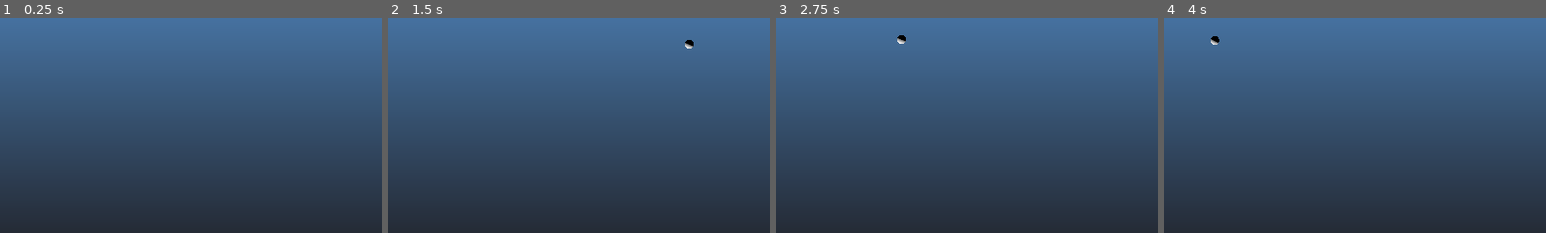
Above: before the commit, frames 1-4 (left to right).
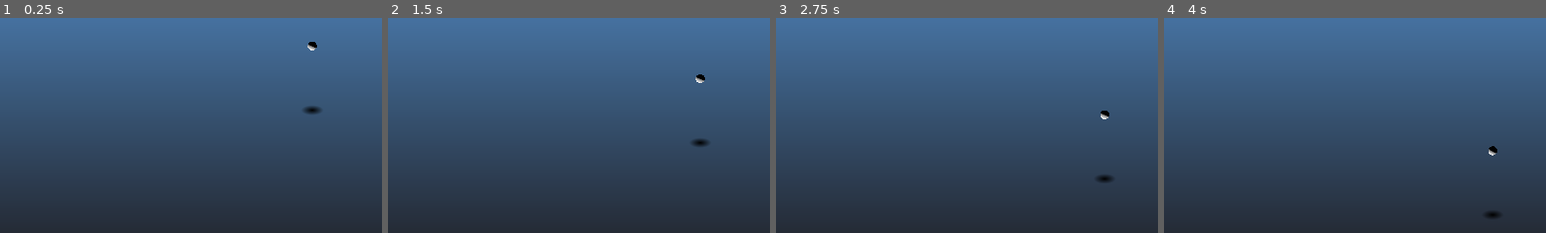
Above: after the commit, the same moments.

Repository: mrgudenheim/TacticsEngineG
Game: Godot game, scene res://src/Map/map_viewer.tscn
Two runs of this game, one before a commit and one after it. Both use one fixed random seed, a clock stepped at 60 frames per second and the inputs below.
Inputs (mouse positions are % of the whole screen's width and height, from its top left):
- Up to frame 1 (0.25 s): no input
- Up to frame 2 (1.5 s): click (4, 6) at 0.5 s; click "Load ROM" at 1.25 s
- Up to frame 3 (2.75 s): move the mouse to (72, 45) at 2.02 s; hold D from 2.03 s (still down); hold Q (camera_rotate_left) from 2.03 s (still down); click (72, 45) at 2.17 s; tap E (camera_rotate_right) at 2.3 s
- Up to frame 4 (4 s): release D at 2.75 s; release Q (camera_rotate_left) at 2.75 s; drag from (30, 55) to (45, 70) at 2.77 s; move the mouse to (60, 28) at 3.52 s; hold D from 3.53 s (still down); hold E (camera_rotate_right) from 3.53 s (still down); tap Down (camera_down) at 3.6 s
The pictures show only the part of the screen within x 9-59%, y 45-95%; the shares and areas given below are measured in that part.

The runs differ from the first frame. In frame 1, 0.2% of the frame differs, in the area x 79-84%, y 11-45%; in frame 2, 0.3%, in the area x 77-84%, y 10-60%; in frame 3, 0.3%; in frame 4, 0.2%.

Commit message:
added drop shadow

Diff:
--- a/src/Map/map_viewer.tscn
+++ b/src/Map/map_viewer.tscn
@@ -8,6 +8,7 @@
 [ext_resource type="Script" path="res://addons/phantom_camera/scripts/resources/tween_resource.gd" id="4_8ik4g"]
 [ext_resource type="Script" path="res://addons/phantom_camera/scripts/phantom_camera_host/phantom_camera_host.gd" id="6_yx7fd"]
 [ext_resource type="PackedScene" uid="uid://buljw4afjva1d" path="res://src/Map/map.tscn" id="8_0n3mn"]
+[ext_resource type="PackedScene" uid="uid://cw8mvbkue4ibk" path="res://src/Unit/sprites_at_unit.tscn" id="9_81hnw"]
 
 [sub_resource type="Environment" id="Environment_njvnp"]
 background_mode = 3
@@ -43,6 +44,16 @@
 material = SubResource("StandardMaterial3D_h85aw")
 radius = 0.25
 height = 0.5
+
+[sub_resource type="Gradient" id="Gradient_gjfh4"]
+colors = PackedColorArray(0, 0, 0, 1, 0, 0, 0, 0)
+
+[sub_resource type="GradientTexture2D" id="GradientTexture2D_6vwfi"]
+gradient = SubResource("Gradient_gjfh4")
+fill = 1
+fill_from = Vector2(0.5, 0.5)
+fill_to = Vector2(1, 0.5)
+metadata/_snap_enabled = true
 
 [sub_resource type="StandardMaterial3D" id="StandardMaterial3D_05x7e"]
 
@@ -73,9 +84,9 @@
 script = ExtResource("3_a072s")
 follow_mode = 6
 follow_target = NodePath("../../Unit/CharacterBody3D")
-look_at_mode = 2
 look_at_target = NodePath("../../Unit/CharacterBody3D")
 tween_resource = SubResource("Resource_bid86")
+follow_damping = true
 follow_distance = 200.0
 spring_length = 200.0
 collision_mask = 0
@@ -150,7 +161,7 @@
 [node name="Unit" type="Node3D" parent="."]
 
 [node name="CharacterBody3D" type="CharacterBody3D" parent="Unit" node_paths=PackedStringArray("camera_pivot", "phantom_camera")]
-transform = Transform3D(0.707107, -0.315509, 0.632814, 0, 0.894934, 0.446198, -0.707107, -0.315509, 0.632814, -0.5, 0, 0)
+transform = Transform3D(0.707107, 0, 0.707107, 0, 0.999999, 0, -0.707107, 0, 0.707107, -0.5, 0, 0)
 axis_lock_angular_x = true
 axis_lock_angular_y = true
 axis_lock_angular_z = true
@@ -166,16 +177,14 @@
 mesh = SubResource("CapsuleMesh_46deq")
 skeleton = NodePath("../../../CameraController")
 
-[node name="Sprites" type="Node3D" parent="Unit/CharacterBody3D"]
-
-[node name="UnitSprite3D" type="Sprite3D" parent="Unit/CharacterBody3D/Sprites"]
-transform = Transform3D(1, 0, 0, 0, 1, -2.98023e-08, 0, -2.98023e-08, 1, 0, 0, 0)
-
-[node name="WepSprite3D" type="Sprite3D" parent="Unit/CharacterBody3D/Sprites"]
-transform = Transform3D(1, 0, 0, 0, 1, -2.98023e-08, 0, -2.98023e-08, 1, 0, 0, 0)
-
-[node name="EffSprite3D" type="Sprite3D" parent="Unit/CharacterBody3D/Sprites"]
-transform = Transform3D(1, 0, 0, 0, 1, -2.98023e-08, 0, -2.98023e-08, 1, 0, 0, 0)
+[node name="ShadowSpringArm3D" type="SpringArm3D" parent="Unit/CharacterBody3D"]
+transform = Transform3D(1, 0, 0, 0, -4.37114e-08, -1, 0, 1, -4.37114e-08, 0, 0, 0)
+spring_length = 2.0
+
+[node name="DropShadowSprite3D" type="Sprite3D" parent="Unit/CharacterBody3D/ShadowSpringArm3D"]
+texture = SubResource("GradientTexture2D_6vwfi")
+
+[node name="SpritesAtUnit" parent="Unit/CharacterBody3D" instance=ExtResource("9_81hnw")]
 
 [node name="MapTexture" type="Sprite3D" parent="."]
 transform = Transform3D(1, 0, 0, 0, 0.707107, 0.707107, 0, -0.707107, 0.707107, -75, 0, 0)
--- a/src/Unit/character_controller_realtime.gd
+++ b/src/Unit/character_controller_realtime.gd
@@ -52,5 +52,6 @@
 	#var new_z = camera_pivot.rotation_degrees.z
 	#camera_pivot.rotation_degrees = Vector3(new_x, new_y, new_z)
 
+	#var tween: Tween = create_tween()
 	#phantom_camera.tween
-	phantom_camera.set_third_person_rotation_degrees(Vector3(new_x, new_y, new_z))
+	phantom_camera.set_third_person_rotation_degrees(Vector3(-26.54, new_y, new_z))
Not shown: 1 places in src/Map/map_viewer.tscn that only renumber resources
